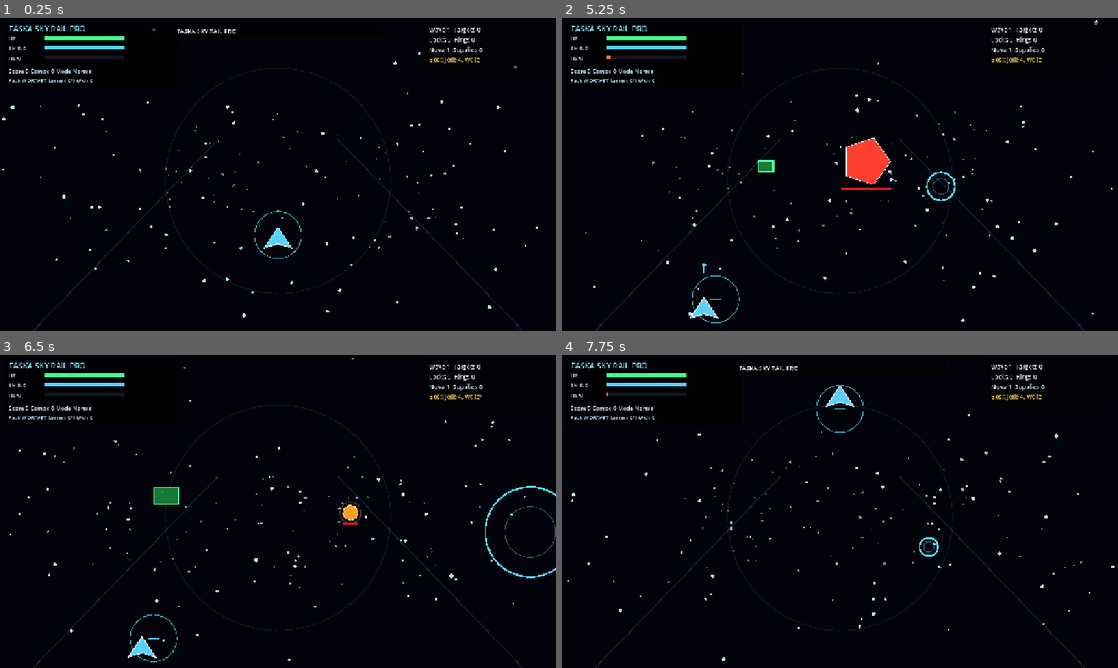
Above: before the commit, frames 1-4 (two rows, left to right).
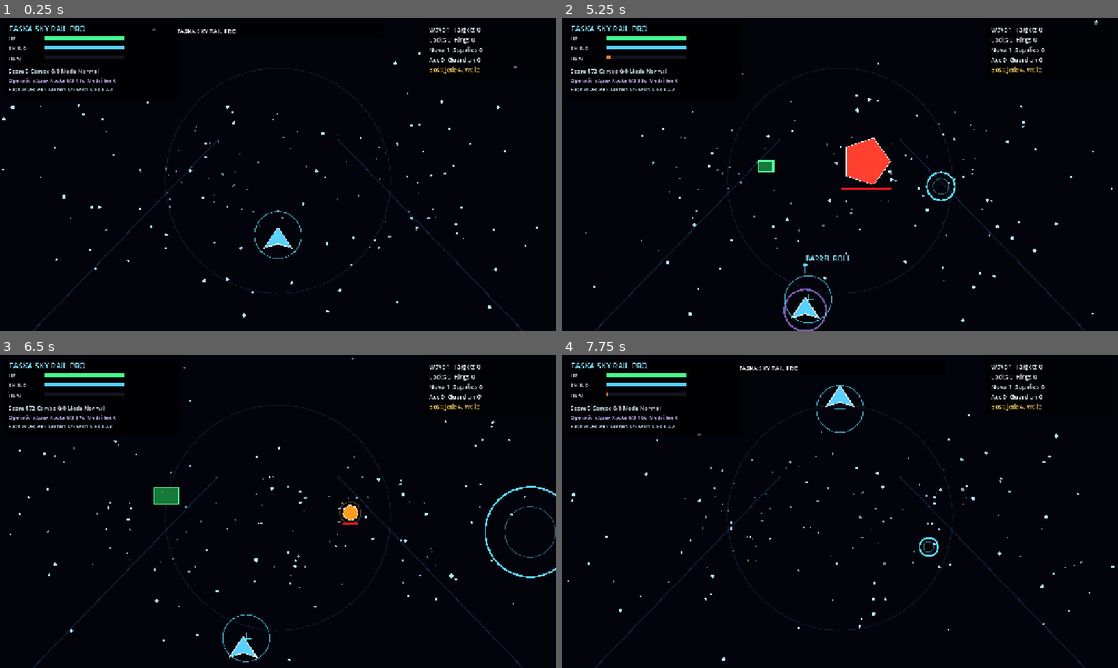
Above: after the commit, the same moments.

Repository: ralfarminkirchner-netizen/faska-flow-pro
Game: Godot game, scene res://scenes/main.tscn
Same seed, same stepped clock (60 frames per second), same inputs: the game is played once before the commit and once after it.
Inputs (mouse positions are in pixels of both pictures, inside the frame that each line leads up to):
- Up to frame 1 (0.25 s): no input
- Up to frame 2 (5.25 s): tap Enter at 0.5 s; drag from (840, 174) to (895, 105) at 0.52 s; drag from (728, 190) to (812, 237) at 1.27 s; move the mouse to (895, 105) at 2.02 s; hold D 2.03-2.75 s; tap R at 2.1 s; click (895, 105) at 2.17 s; tap J at 2.3 s; drag from (812, 237) to (673, 127) at 2.77 s; move the mouse to (1006, 221) at 3.52 s; hold A 3.53-4.25 s; tap K at 3.6 s; click (1006, 221) at 3.67 s; tap Space at 3.77, 3.8, 4.07 s; drag from (673, 127) to (756, 96) at 4.27 s; move the mouse to (867, 174) at 5.02 s; hold S from 5.03 s (still down); tap Q at 5.1 s; click (867, 174) at 5.17 s
- Up to frame 3 (6.5 s): tap Shift at 5.3 s; release S at 5.75 s; drag from (194, 433) to (166, 527) at 5.77 s
- Up to frame 4 (7.75 s): move the mouse to (962, 495) at 6.52 s; hold W 6.53-7.25 s; tap R at 6.6 s; click (962, 495) at 6.67 s; tap Space at 6.77, 7.07 s; tap J at 6.8 s; drag from (728, 527) to (812, 574) at 7.27 s

The runs differ from the first frame. In frame 1, 0.5% of the frame differs, in the area x 1-87%, y 12-24%; in frame 2, 1.3%, in the area x 1-87%, y 12-100%; in frame 3, 1.1%; in frame 4, 0.5%.

Commit message:
feat(skyrail): add operations barrel roll and aces

Diff:
--- a/godot/faska-sky-rail/scripts/main.gd
+++ b/godot/faska-sky-rail/scripts/main.gd
@@ -7,8 +7,19 @@
 const RAIL_SPEED := 0.48
 const RETICLE_R := 54.0
 const LEARN_GOAL := 9
+const COMBO_WINDOW := 3.8
+const ROLL_COOLDOWN := 2.2
+const OPERATION_TIME := 42.0
+const OVERHEAT_LIMIT := 96.0
 
 const LESSONS = ["WORTART", "LESEN", "SATZ", "KOMPOSITUM", "MATHE", "ENGLISCH", "SACHKUNDE"]
+const OPERATIONS = [
+	{"id": "rings", "label": "Apex-Route", "goal": 3, "hint": "Fliege durch Ringe."},
+	{"id": "locks", "label": "Lock-on-Jagd", "goal": 4, "hint": "Triff Gegner mit Salven."},
+	{"id": "ace", "label": "Ace-Hunter", "goal": 2, "hint": "Schalte Ace-Jets aus."},
+	{"id": "learn", "label": "Learncade-Korridor", "goal": 3, "hint": "Nimm richtige Gates."},
+	{"id": "survive", "label": "Schildlauf", "goal": 4, "hint": "Nutze Supply, Roll oder Nova."}
+]
 
 const TASKS_WORD = [
 	{"prompt": "Welche Wortart ist 'fliegt'?", "answer": "Verb", "options": ["Nomen", "Verb", "Adjektiv"]},
@@ -87,6 +98,15 @@
 var wave := 1
 var wave_kills := 0
 var combo := 0
+var max_combo := 0
+var combo_timer := 0.0
+var operation_index := 0
+var operation_progress := 0
+var operation_timer := 0.0
+var medals := 0
+var roll_cd := 0.0
+var near_misses := 0
+var perfect_locks := 0
 var spawn_timer := 0.0
 var distance := 0.0
 var boss := {}
@@ -134,7 +154,7 @@
 	floaters.clear()
 	gates.clear()
 	touch_buttons.clear()
-	touch_button_state = {"fire": false, "lock": false, "nova": false, "wing": false, "learn": false, "subject": false}
+	touch_button_state = {"fire": false, "lock": false, "nova": false, "wing": false, "roll": false, "learn": false, "subject": false}
 	active_touch_buttons.clear()
 	touch_axis = Vector2.ZERO
 	touch_pointer = -1
@@ -144,6 +164,15 @@
 	wave = 1
 	wave_kills = 0
 	combo = 0
+	max_combo = 0
+	combo_timer = 0.0
+	operation_index = 0
+	operation_progress = 0
+	operation_timer = OPERATION_TIME
+	medals = 0
+	roll_cd = 0.0
+	near_misses = 0
+	perfect_locks = 0
 	spawn_timer = 0.4
 	distance = 0.0
 	boss.clear()
@@ -153,7 +182,7 @@
 	question_index = 0
 	lesson_index = 0
 	repeat_queue.clear()
-	stats = {"targets": 0, "locks": 0, "wing": 0, "rings": 0, "supplies": 0, "evades": 0, "learn": 0, "wrong": 0, "boss_phases": 0}
+	stats = {"targets": 0, "locks": 0, "wing": 0, "rings": 0, "supplies": 0, "evades": 0, "learn": 0, "wrong": 0, "boss_phases": 0, "aces": 0, "guardians": 0, "operations": 0}
 	build_gates()
 
 func build_gates() -> void:
@@ -179,6 +208,13 @@
 	player.wing = max(0.0, float(player.wing) - delta)
 	player.evade = max(0.0, float(player.evade) - delta)
 	player.invuln = max(0.0, float(player.invuln) - delta)
+	roll_cd = max(0.0, roll_cd - delta)
+	combo_timer = max(0.0, combo_timer - delta)
+	if combo_timer <= 0.0:
+		combo = 0
+	operation_timer = max(0.0, operation_timer - delta)
+	if operation_timer <= 0.0:
+		fail_operation()
 	if bool(player.charging):
 		player.charge = min(1.0, float(player.charge) + delta * 0.65)
 	update_stars(delta)
@@ -218,6 +254,8 @@
 		if bool(player.charging):
 			release_lock()
 		player.charging = false
+	if bool(touch_button_state.get("roll", false)):
+		activate_barrel_roll(axis.x)
 
 func update_stars(delta: float) -> void:
 	for star in stars:
@@ -243,7 +281,11 @@
 		spawn_target("supply")
 	elif roll < 0.43:
 		spawn_target("mine")
-	elif roll < 0.62 and wave >= 2:
+	elif roll < 0.54 and wave >= 3:
+		spawn_target("ace")
+	elif roll < 0.66 and wave >= 4:
+		spawn_target("guardian")
+	elif roll < 0.78 and wave >= 2:
 		spawn_target("turret")
 	else:
 		spawn_target("drone")
@@ -257,6 +299,12 @@
 	if kind == "turret":
 		hp = 3.2
 		color = Color(0.65, 0.48, 1.0)
+	elif kind == "ace":
+		hp = 4.4
+		color = Color(1.0, 0.32, 0.42)
+	elif kind == "guardian":
+		hp = 5.2
+		color = Color(0.25, 0.95, 0.78)
 	elif kind == "mine":
 		hp = 1.0
 		color = Color(1.0, 0.62, 0.12)
@@ -277,12 +325,25 @@
 	var player_pos: Vector2 = Vector2(float(player.x), float(player.y))
 	for i in range(targets.size() - 1, -1, -1):
 		var t = targets[i]
-		t.z = float(t.z) - delta * (0.58 if String(t.kind) != "ring" else 0.66)
+		t.z = float(t.z) - delta * (0.62 if String(t.kind) == "ace" else (0.58 if String(t.kind) != "ring" else 0.66))
 		t.phase = float(t.phase) + delta
 		if String(t.kind) == "drone":
 			t.x = float(t.x) + sin(float(t.phase) * 2.5) * delta * 0.12
+		elif String(t.kind) == "ace":
+			t.x = float(t.x) + sin(float(t.phase) * 3.6) * delta * 0.32
+			t.y = float(t.y) + cos(float(t.phase) * 2.2) * delta * 0.15
+			t.shot = float(t.shot) - delta
+			if float(t.shot) <= 0.0 and float(t.z) < 1.55:
+				t.shot = rng.randf_range(0.75, 1.25)
+				fire_enemy_shot(Vector2(float(t.x), float(t.y)), rng.randf_range(-0.16, 0.16))
 		elif String(t.kind) == "mine":
 			t.y = float(t.y) + sin(float(t.phase) * 4.0) * delta * 0.11
+		elif String(t.kind) == "guardian":
+			t.x = float(t.x) + sin(float(t.phase) * 1.4) * delta * 0.08
+			t.shot = float(t.shot) - delta
+			if float(t.shot) <= 0.0 and float(t.z) < 1.4:
+				t.shot = rng.randf_range(1.0, 1.55)
+				fire_enemy_shot(Vector2(float(t.x), float(t.y)), 0.0)
 		elif String(t.kind) == "turret":
 			t.shot = float(t.shot) - delta
 			if float(t.shot) <= 0.0 and float(t.z) < 1.45:
@@ -293,11 +354,13 @@
 			if String(t.kind) == "ring" and d < 0.28:
 				stats.rings += 1
 				score += 210
+				register_action("rings", player_screen(), "APEX")
 				add_text("APEX", player_screen(), Color(0.35, 0.86, 1.0))
 			elif String(t.kind) == "supply" and d < 0.25:
 				stats.supplies += 1
 				player.shield = MAX_SHIELD
 				player.nova = min(3, int(player.nova) + 1)
+				register_action("survive", player_screen(), "SUPPLY")
 				add_text("SUPPLY", player_screen(), Color(0.35, 1.0, 0.62))
 			elif d < 0.22 and String(t.kind) != "ring" and String(t.kind) != "supply":
 				damage_player(16.0 if String(t.kind) != "mine" else 22.0, "Kollision")
@@ -335,7 +398,7 @@
 		boss.clear()
 
 func fire_pulse() -> void:
-	if float(player.cooldown) > 0.0 or float(player.heat) > 92.0:
+	if float(player.cooldown) > 0.0 or float(player.heat) > OVERHEAT_LIMIT:
 		return
 	player.cooldown = 0.12
 	player.heat = min(MAX_HEAT, float(player.heat) + 7.0)
@@ -349,7 +412,7 @@
 func release_lock() -> void:
 	var charge: float = float(player.charge)
 	player.charge = 0.0
-	if charge < 0.16 or float(player.heat) > 94.0:
+	if charge < 0.16 or float(player.heat) > OVERHEAT_LIMIT:
 		return
 	var count := 1
 	if charge > 0.86:
@@ -358,6 +421,10 @@
 		count = 3
 	player.heat = min(MAX_HEAT, float(player.heat) + 12.0 + count * 5.0)
 	var hits := locked_targets(count)
+	if charge > 0.86 and hits.size() >= 3:
+		perfect_locks += 1
+		score += 450
+		add_text("PERFECT LOCK", reticle_pos(), Color(1.0, 0.72, 0.22))
 	for hit in hits:
 		missiles.append({"from": player_screen(), "to": hit.pos, "life": 0.28, "max": 0.28, "kind": hit.kind, "index": hit.index})
 	if hits.is_empty() and not boss.is_empty():
@@ -393,18 +460,28 @@
 	if index < 0 or index >= targets.size():
 		return
 	var t = targets[index]
+	var kind := String(t.kind)
+	if kind == "guardian" and source == "pulse":
+		damage *= 0.42
 	if source == "lock":
 		damage *= 2.2
 	t.hp = float(t.hp) - damage
 	if float(t.hp) <= 0.0:
 		var pos := project(Vector2(float(t.x), float(t.y)), float(t.z))
 		var points := 180
-		if String(t.kind) == "turret":
+		if kind == "turret":
 			points = 260
-		elif String(t.kind) == "mine":
+		elif kind == "mine":
 			points = 140
-		score += points + combo * 18
-		combo += 1
+		elif kind == "ace":
+			points = 420
+			stats.aces += 1
+			register_action("ace", pos, "ACE")
+		elif kind == "guardian":
+			points = 480
+			stats.guardians += 1
+		register_combo(pos, kind.to_upper())
+		score += points + combo * 22
 		stats.targets += 1
 		wave_kills += 1
 		spawn_sparks(pos, t.color, 12)
@@ -438,6 +515,7 @@
 				hit_boss(4.0)
 			else:
 				stats.locks += 1
+				register_action("locks", Vector2(m.to), "LOCK")
 				hit_target(int(m.index), 1.0, "lock")
 			spawn_sparks(Vector2(m.to), Color(1.0, 0.72, 0.22), 14)
 			missiles.remove_at(i)
@@ -473,6 +551,7 @@
 		stats.learn += 1
 		score += 700
 		player.shield = MAX_SHIELD
+		register_action("learn", player_screen(), "LEARN")
 		if bool(g.repeat):
 			remove_repeat(task)
 		if int(stats.learn) == LEARN_GOAL:
@@ -488,11 +567,72 @@
 	if repeat_queue.size() == 0 or not bool(task.get("repeat", false)):
 		question_index = (question_index + 1) % question_bank().size()
 
+func register_combo(pos: Vector2, label: String) -> void:
+	combo += 1
+	combo_timer = COMBO_WINDOW
+	max_combo = maxi(max_combo, combo)
+	if combo >= 3:
+		var bonus := combo * 70
+		score += bonus
+		add_text(label + " COMBO " + str(combo) + " +" + str(bonus), pos + Vector2(0, -22), Color(0.35, 0.86, 1.0))
+	if combo >= 8:
+		player.nova = min(3, int(player.nova) + 1)
+		combo = 0
+		add_text("NOVA BONUS", pos, Color(0.75, 0.55, 1.0))
+
+func current_operation() -> Dictionary:
+	return OPERATIONS[operation_index % OPERATIONS.size()]
+
+func register_action(kind: String, pos: Vector2, label: String) -> void:
+	advance_operation(kind, pos, label)
+
+func advance_operation(kind: String, pos: Vector2, label: String) -> void:
+	var operation: Dictionary = current_operation()
+	var operation_id := String(operation.id)
+	if kind != operation_id:
+		return
+	operation_progress += 1
+	add_text(String(operation.label) + " " + str(operation_progress) + "/" + str(operation.goal), pos + Vector2(0, -42), Color(0.85, 0.75, 1.0))
+	if operation_progress >= int(operation.goal):
+		complete_operation(pos, label)
+
+func complete_operation(pos: Vector2, label: String) -> void:
+	var operation: Dictionary = current_operation()
+	var reward := 1200 + operation_index * 280 + wave * 90
+	score += reward
+	medals += 1
+	stats.operations += 1
+	player.nova = min(3, int(player.nova) + 1)
+	player.shield = MAX_SHIELD
+	spawn_sparks(pos, Color(0.85, 0.75, 1.0), 28)
+	add_text("MISSION " + String(operation.label) + " +" + str(reward), pos, Color(1.0, 0.86, 0.28))
+	message = String(operation.label) + " erledigt durch " + label + "."
+	message_timer = 2.0
+	operation_index = (operation_index + 1) % OPERATIONS.size()
+	operation_progress = 0
+	operation_timer = OPERATION_TIME
+	if String(current_operation().id) == "learn" and mode != "Learncade":
+		mode = "Learncade"
+		build_gates()
+
+func fail_operation() -> void:
+	if phase != "run":
+		return
+	var operation: Dictionary = current_operation()
+	message = String(operation.label) + " verpasst - neuer Einsatz: " + String(OPERATIONS[(operation_index + 1) % OPERATIONS.size()].label)
+	message_timer = 1.8
+	operation_index = (operation_index + 1) % OPERATIONS.size()
+	operation_progress = 0
+	operation_timer = OPERATION_TIME
+	if mode == "Learncade":
+		build_gates()
+
 func activate_nova() -> void:
 	if int(player.nova) <= 0:
 		return
 	player.nova -= 1
 	stats.evades += 1
+	register_action("survive", player_screen(), "NOVA")
 	player.invuln = 1.1
 	player.shield = MAX_SHIELD
 	for i in range(targets.size() - 1, -1, -1):
@@ -504,8 +644,26 @@
 
 func activate_wingman() -> void:
 	player.wing = 7.0
+	stats.wing += 1
 	message = "Wingman aktiv"
 	message_timer = 1.8
+
+func activate_barrel_roll(axis_x: float) -> void:
+	if roll_cd > 0.0:
+		return
+	roll_cd = ROLL_COOLDOWN
+	player.invuln = max(float(player.invuln), 0.58)
+	player.evade = max(float(player.evade), 0.72)
+	player.heat = max(0.0, float(player.heat) - 18.0)
+	var direction := axis_x
+	if absf(direction) < 0.1:
+		direction = -1.0 if float(player.x) > 0.0 else 1.0
+	player.x = clamp(float(player.x) + sign(direction) * 0.24, -0.86, 0.86)
+	stats.evades += 1
+	near_misses += 1
+	score += 160 + near_misses * 12
+	register_action("survive", player_screen(), "ROLL")
+	add_text("BARREL ROLL", player_screen(), Color(0.55, 0.9, 1.0))
 
 func damage_player(amount: float, reason: String) -> void:
 	if float(player.invuln) > 0.0:
@@ -595,6 +753,8 @@
 					activate_nova()
 				KEY_E:
 					activate_wingman()
+				KEY_Q, KEY_SHIFT:
+					activate_barrel_roll(0.0)
 				KEY_L:
 					toggle_learncade()
 				KEY_C, KEY_TAB:
@@ -661,6 +821,8 @@
 		activate_nova()
 	elif name == "wing":
 		activate_wingman()
+	elif name == "roll":
+		activate_barrel_roll(0.0)
 	elif name == "learn":
 		toggle_learncade()
 	elif name == "subject":
@@ -763,6 +925,12 @@
 			draw_arc(p, s * 1.4, 0.0, TAU, 24, Color(1.0, 0.62, 0.12, 0.35), 2.0)
 		elif kind == "turret":
 			draw_regular_polygon(p, s, 3, Color(0.65, 0.48, 1.0), -PI * 0.5 + float(t.phase))
+		elif kind == "ace":
+			draw_regular_polygon(p, s * 1.12, 4, Color(1.0, 0.32, 0.42), PI * 0.25 + float(t.phase) * 0.4)
+			draw_arc(p, s * 1.55, -0.8, 0.8, 18, Color(1.0, 0.62, 0.70, 0.55), 2.0)
+		elif kind == "guardian":
+			draw_regular_polygon(p, s * 1.08, 6, Color(0.25, 0.95, 0.78), float(t.phase) * 0.35)
+			draw_arc(p, s * 1.62, 0.0, TAU, 34, Color(0.40, 1.0, 0.82, 0.48), 3.0)
 		elif kind == "bolt":
 			draw_circle(p, s * 0.35, Color(1.0, 0.18, 0.16))
 		else:
@@ -817,19 +985,22 @@
 
 func draw_hud() -> void:
 	var hud_w: float = min(405.0, size.x - 20.0)
-	draw_rect(Rect2(Vector2(10, 10), Vector2(hud_w, 150)), Color(0.0, 0.0, 0.0, 0.62))
+	draw_rect(Rect2(Vector2(10, 10), Vector2(hud_w, 176)), Color(0.0, 0.0, 0.0, 0.64))
 	draw_text_at(Vector2(20, 31), "FASKA SKY RAIL PRO", Color(0.55, 0.9, 1.0), 18)
 	draw_bar(Vector2(20, 52), "HP", float(player.hp), MAX_HP, Color(0.25, 1.0, 0.55))
 	draw_bar(Vector2(20, 74), "SHIELD", float(player.shield), MAX_SHIELD, Color(0.35, 0.82, 1.0))
 	draw_bar(Vector2(20, 96), "HEAT", float(player.heat), MAX_HEAT, Color(1.0, 0.48, 0.22))
-	draw_text_at(Vector2(20, 128), "Score " + str(score) + " Combo " + str(combo) + " Mode " + mode, Color(0.86, 0.94, 1.0), 13)
-	draw_text_at(Vector2(20, 148), "Fach " + String(LESSONS[lesson_index]) + " Lernen " + str(stats.learn) + "/" + str(LEARN_GOAL) + " Wdh " + str(repeat_queue.size()), Color(0.78, 0.92, 1.0), 12)
+	draw_text_at(Vector2(20, 128), "Score " + str(score) + " Combo " + str(combo) + "/" + str(max_combo) + " Mode " + mode, Color(0.86, 0.94, 1.0), 13)
+	var operation: Dictionary = current_operation()
+	draw_text_at(Vector2(20, 148), "Operation " + String(operation.label) + " " + str(operation_progress) + "/" + str(operation.goal) + " " + str(int(operation_timer)) + "s  Medaillen " + str(medals), Color(0.82, 0.76, 1.0), 12)
+	draw_text_at(Vector2(20, 168), "Fach " + String(LESSONS[lesson_index]) + " Lernen " + str(stats.learn) + "/" + str(LEARN_GOAL) + " Wdh " + str(repeat_queue.size()) + " Roll " + str(int(roll_cd * 10.0) / 10.0), Color(0.78, 0.92, 1.0), 12)
 	if size.x > 760.0 and size.y <= size.x * 1.15:
-		draw_rect(Rect2(Vector2(size.x - 304, 10), Vector2(290, 112)), Color(0.0, 0.0, 0.0, 0.55))
+		draw_rect(Rect2(Vector2(size.x - 304, 10), Vector2(290, 136)), Color(0.0, 0.0, 0.0, 0.55))
 		draw_text_at(Vector2(size.x - 292, 32), "Wave " + str(wave) + "  Targets " + str(stats.targets), Color(0.94, 0.98, 1.0), 14)
 		draw_text_at(Vector2(size.x - 292, 55), "Locks " + str(stats.locks) + "  Rings " + str(stats.rings), Color(0.94, 0.98, 1.0), 14)
 		draw_text_at(Vector2(size.x - 292, 78), "Nova " + str(player.nova) + "  Supplies " + str(stats.supplies), Color(0.94, 0.98, 1.0), 14)
-		draw_text_at(Vector2(size.x - 292, 101), "Boss: jede 4. Welle", Color(0.95, 0.78, 0.35), 13)
+		draw_text_at(Vector2(size.x - 292, 101), "Ace " + str(stats.aces) + "  Guardian " + str(stats.guardians), Color(0.94, 0.98, 1.0), 14)
+		draw_text_at(Vector2(size.x - 292, 124), "Boss: jede 4. Welle", Color(0.95, 0.78, 0.35), 13)
 
 func draw_bar(pos: Vector2, label: String, value: float, max_value: float, color: Color) -> void:
 	draw_text_at(pos, label, Color(0.76, 0.82, 0.9), 12)
@@ -848,6 +1019,7 @@
 		["lock", "LOCK", Vector2(size.x - 128, size.y - 132)],
 		["nova", "NOVA", Vector2(size.x - 58, size.y - 102)],
 		["wing", "WING", Vector2(size.x - 128, size.y - 62)],
+		["roll", "ROLL", Vector2(size.x - 198, size.y - 102)],
 		["learn", "LERN", Vector2(size.x - 58, size.y - 242)],
 		["subject", "FACH", Vector2(size.x - 128, size.y - 242)]
 	]
Not shown, changed: src/components/games/godot/FaskaSkyRailGodot.jsx
Not shown, changed: src/components/hub/GameEngineHub.jsx
